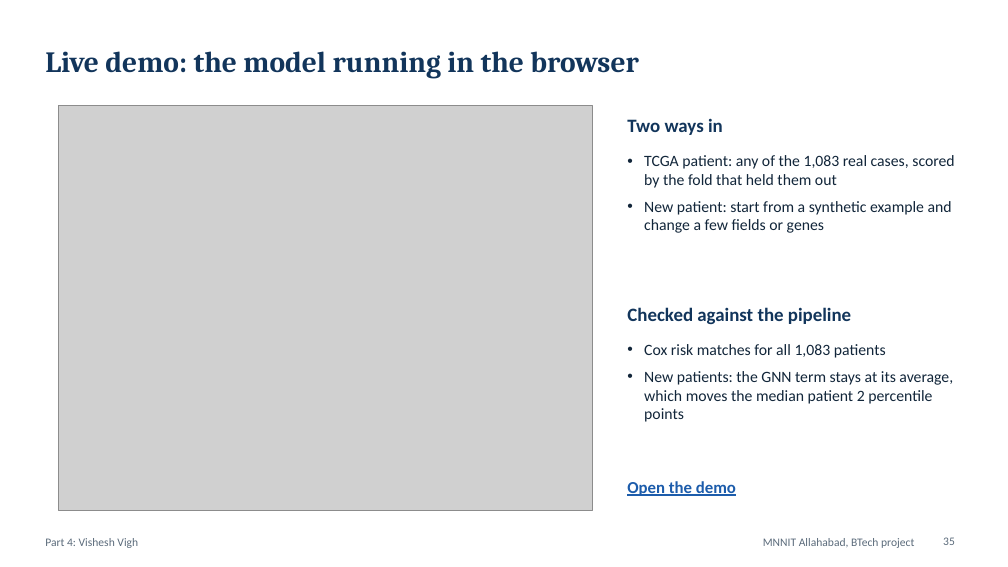
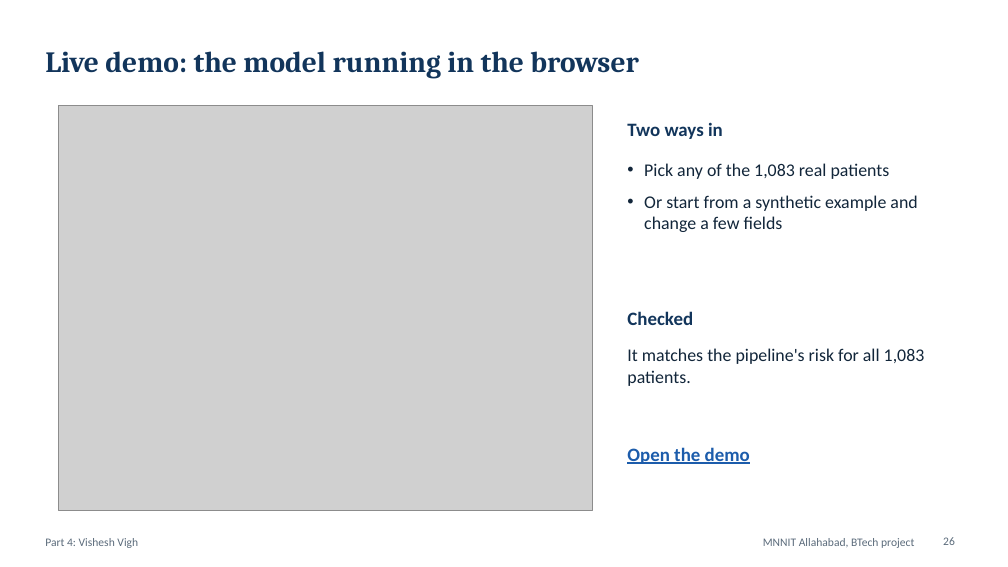
Before and after one commit to shauryasf/primekg-patient-reasoning, a slide deck: slide 26 of presentation/BRCA_Neurosymbolic_Panel_Deck.pptx (slide 35 before the commit). Drawn at 1008x567 pixels with LibreOffice and Linux fonts; fonts in the diff are those of the drawing; grey boxes stand for pictures. Boxes give left, top, right and bottom in pixels: in the first picture for what was removed or moved away, otherwise in the second. Text is boxed around its words. In the diff, an @@ line names an element or a change of style, - is before the commit and + after.

```diff
--- a/presentation/BRCA_Neurosymbolic_Panel_Deck.pptx
+++ b/presentation/BRCA_Neurosymbolic_Panel_Deck.pptx
@@ text "Two ways in": place and size @@
-text "Two ways in" at (627,118,723,135)
+text "Two ways in" at (627,122,723,139)
@@ text at (644,163,917,232): text changed; size 15 to 17 pt @@
-• TCGA patient: any of the 1,083 real cases, scored by the fold that held them out
-• New patient: start from a synthetic example and change a few fields or genes
+• Pick any of the 1,083 real patients
+• Or start from a synthetic example and change a few fields
@@ text at (627,311,693,325): text changed @@
-Checked against the pipeline
+Checked
@@ text at (627,348,925,386): text changed; size 15 to 17 pt @@
-• Cox risk matches for all 1,083 patients
-• New patients: the GNN term stays at its average, which moves the median patient 2 percentile points
+It matches the pipeline's risk for all 1,083 patients.
@@ text "Open the demo": place and size @@
-text "Open the demo" at (627,481,736,496)
+text "Open the demo" at (627,447,750,464)
@@ text "Open the demo" at (627,447,750,464): size 16 to 18 pt @@
@@ page number at (943,537,955,545): text changed @@
-35
+26
```
Also in this commit, not shown: 14 other slides changed, 13 slides added, 23 slides removed, 27 other files.
